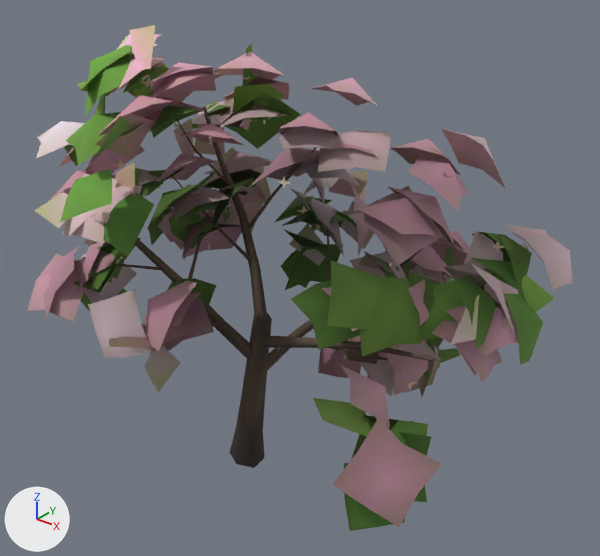
Renders of the glTF model public/ark/assets/v1/trees/apple-c.lod1.glb from each side of a commit.
The view is the same before and after, from a 50 mm lens placed at (5.37, -5.74, 6.09), pointed at (0.44, 0.43, 2.27). Every picture has the same lights, and +X, +Y and +Z are marked at lower left. The first picture is the older version.
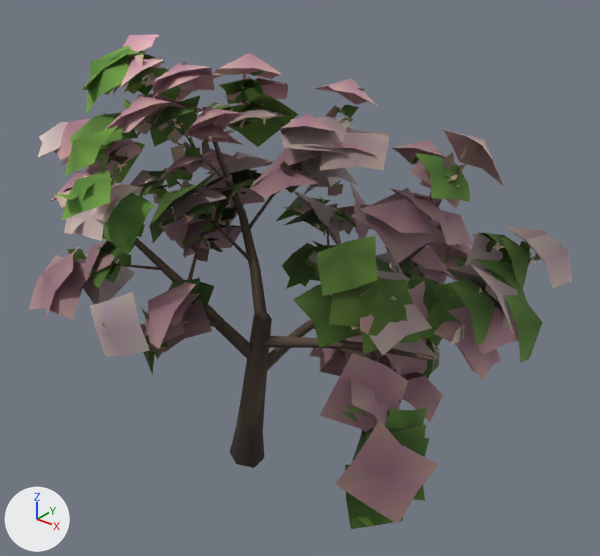
Pixel boxes [x1, y1, x2, y2] of what changed, in the pictures (600 x 556 px):
'Mesh_0', reshaped: before [27, 25, 573, 531]; after [29, 35, 572, 529]
part 1 of me_mesh_0, reshaped: before [34, 25, 554, 437]; after [54, 49, 563, 527]
part 2 of me_mesh_0, recoloured: [29, 35, 572, 529] in both

The edits, one by one:
me_mesh_0 is used by ob_mesh_0; location (0.0, 0.0, 0.0).
me_mesh_0 had 2729 vertices, 2200 faces and spanned x -2.5..2.89, y -1.93..2.61, z -0.02..4.81.
me_mesh_0 now has 4712 vertices, 3300 faces and spans x -2.47..2.88, y -1.98..2.55, z -0.02..4.6.
me_mesh_0 part 1: 1206 vertices moved from x -2.5..2.88, y -1.93..2.61, z 0.74..4.81 to x -2.47..2.88, y -1.92..2.55, z 0.89..4.58; 119 vertices removed from x -1.91..2.89, y -1.69..2.57, z 0.98..4.72; 2102 vertices added at x -2.32..2.84, y -1.98..2.4, z 0.93..4.55.
me_mesh_0 part 2: 1064 kept faces spanning x -2.47..2.88, y -1.92..2.55, z 0.89..4.6 get new vertex colours.
